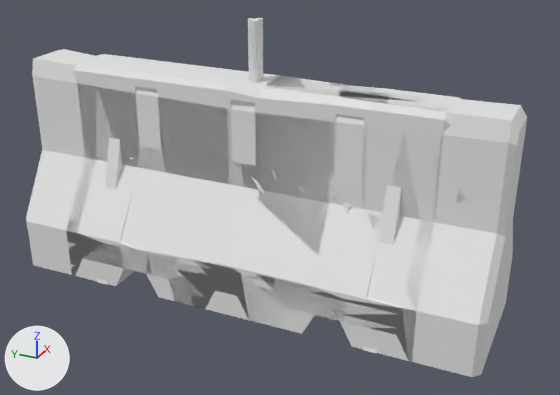
The Blender file models/divider/dividers.blend: old version first, new version second.
Before and after are seen from a 50 mm camera at (-2.97, -1.46, 1.96) aimed at (-0.03, -0.14, 0.49). The lights are fixed; the arrows at lower left show +X, +Y and +Z.

Names of what the first picture shows: 'barricade', 'bollard', 'jersey-barrier-concrete', 'jersey-barrier-plastic', 'planter-box'.
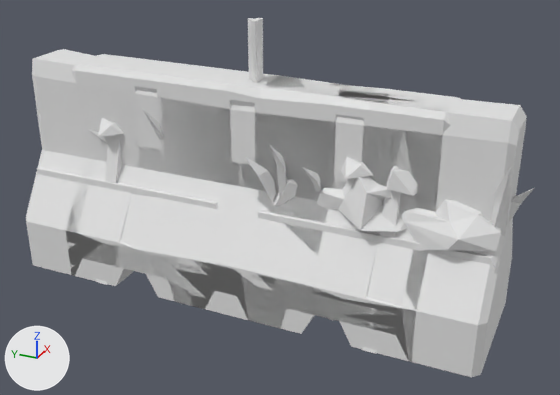
Location of each change, [x1, y1, x2, y2] in pixels of the pictures (560 x 395 px):
'jersey-barrier-concrete', moved
    both: [26, 49, 527, 377]
'jersey-barrier-plastic', moved
    before: [67, 54, 461, 361]
    after: [66, 54, 461, 361]
'planter-box', mesh rescaled, moved
    before: [130, 137, 460, 214]
    after: [37, 108, 534, 274]

Patch to the scene script:
```diff
--- a/models/divider/dividers.blend.py
+++ b/models/divider/dividers.blend.py
@@ me_planter_box @@
 me_planter_box.from_pydata(...)  # 511 vertices, 648 faces; spans x -0.16..0.2, y -1.02..0.94, z 0.0..0.74
 # used by ob_planter_box; location = (0.001, -0.001, 0.0)
+# me_planter_box part 1: the whole mesh is scaled about the mesh origin by (1.5, 1.2, 1.2)
 me_planter_box.materials.append(mat_atlas_colors)
@@ ob_planter_box @@
 ob_planter_box = bpy.data.objects.new('planter-box', me_planter_box)
-ob_planter_box.location = (0.001, -0.001, 0.0)
+ob_planter_box.location = (0.0, 0.0, 0.0)
@@ ob_jersey_barrier_concrete @@
 ob_jersey_barrier_concrete = bpy.data.objects.new('jersey-barrier-concrete', me_jersey_barrier_concrete)
-ob_jersey_barrier_concrete.location = (0.001, -0.001, 0.0)
+ob_jersey_barrier_concrete.location = (0.0, 0.0, 0.0)
@@ ob_jersey_barrier_plastic @@
 ob_jersey_barrier_plastic = bpy.data.objects.new('jersey-barrier-plastic', me_jersey_barrier_plastic)
-ob_jersey_barrier_plastic.location = (0.001, -0.001, 0.0)
+ob_jersey_barrier_plastic.location = (0.0, 0.0, 0.0)
```
